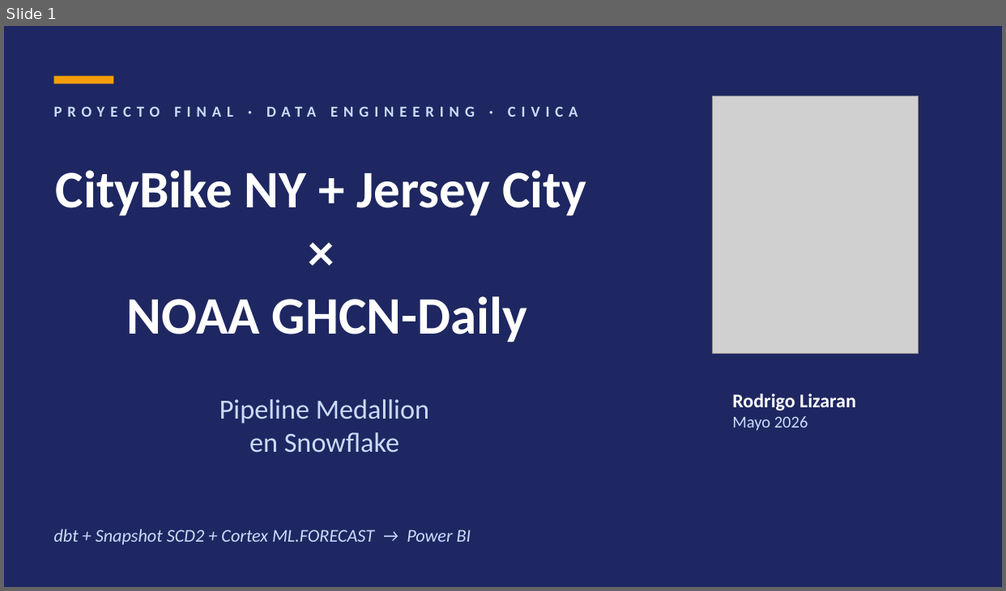
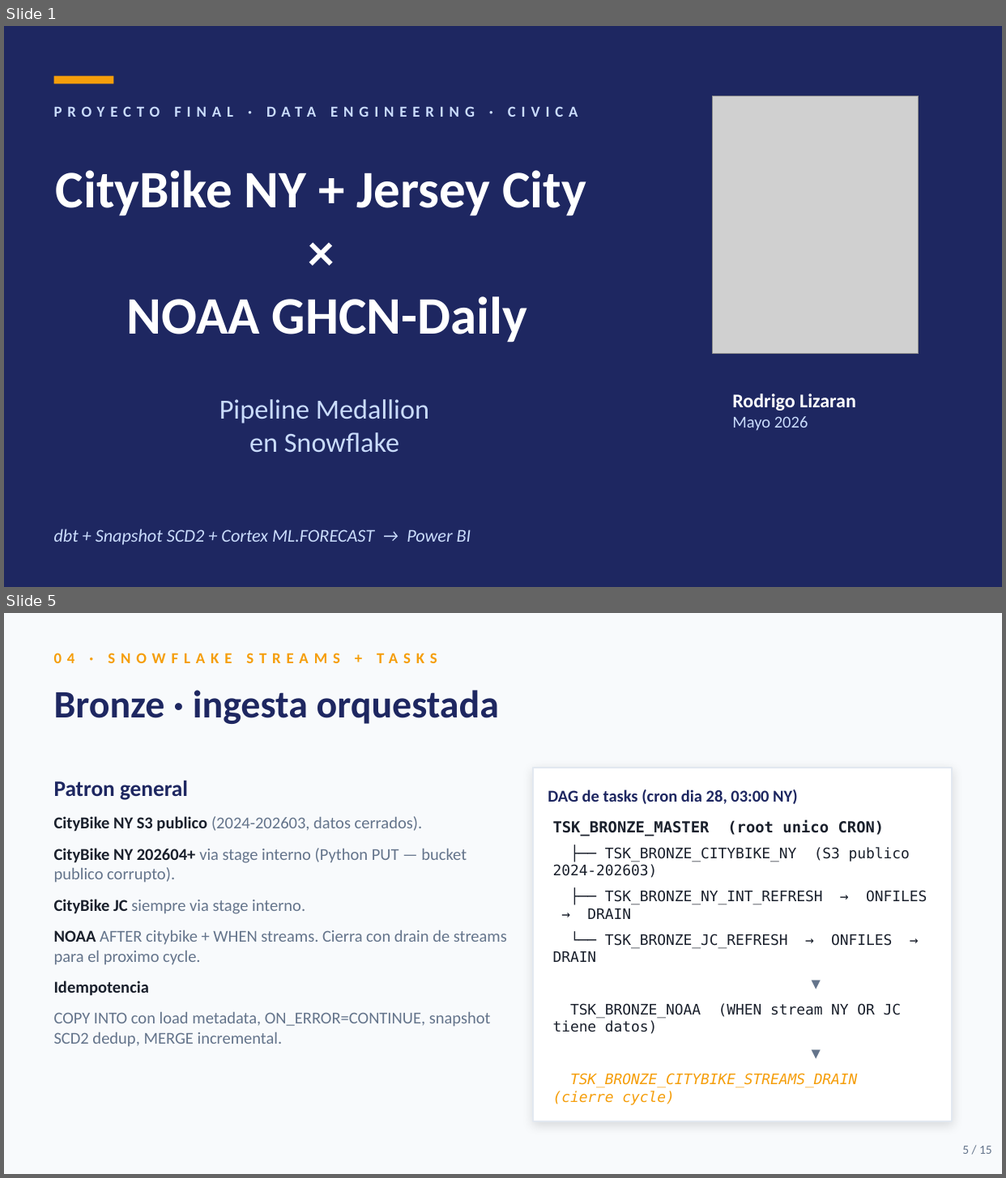
Before and after one commit to Rlizaran/Snowflake_proyect, a slide deck: presentacion/Presentacion.pptx. Shown one above the other, each under a label of ours: slide 1 before the commit, slides 1 and 5 after it; the slides between them are not shown. The pictures are 1006x591 and 1006x1178 pixels, drawn with LibreOffice and Linux fonts; fonts in the diff are those of the drawing; grey boxes stand for pictures. Boxes give left, top, right and bottom in pixels: in the first picture for what was removed or moved away, otherwise in the second. Text is boxed around its words. In the diff, an @@ line names an element or a change of style, - is before the commit and + after.

```diff
--- a/presentacion/Presentacion.pptx
+++ b/presentacion/Presentacion.pptx
@@ slide 5 added at (4, 613, 1002, 1174), background #F8FAFC @@
@@ text added at (54, 653, 437, 663), 11 pt, text #F59E0B, bold @@
+04 · SNOWFLAKE STREAMS + TASKS
@@ text added at (54, 690, 499, 724), 28 pt, text #1E2761, bold @@
+Bronze · ingesta orquestada
@@ text added at (54, 780, 188, 800), 16 pt, text #1E2761, bold @@
+Patron general
@@ rectangle added at (533, 768, 952, 1122), fill #FFFFFF, outline #E2E8F0 1 pt @@
@@ text added at (548, 790, 798, 804), 12 pt, text #1E2761, bold @@
+DAG de tasks (cron dia 28, 03:00 NY)
@@ text added at (54, 816, 507, 1047), 12 pt, text #64748B @@
+CityBike NY S3 publico (2024-202603, datos cerrados).
+CityBike NY 202604+ via stage interno (Python PUT — bucket publico corrupto).
+CityBike JC siempre via stage interno.
+NOAA AFTER citybike + WHEN streams. Cierra con drain de streams para el proximo cycle.
+Idempotencia
+COPY INTO con load metadata, ON_ERROR=CONTINUE, snapshot SCD2 dedup, MERGE incremental.
@@ text added at (553, 821, 901, 1105), 10.5 pt, text #1A202C @@
+TSK_BRONZE_MASTER (root unico CRON)
+├── TSK_BRONZE_CITYBIKE_NY (S3 publico 2024-202603)
+├── TSK_BRONZE_NY_INT_REFRESH → ONFILES → DRAIN
+└── TSK_BRONZE_JC_REFRESH → ONFILES → DRAIN
+▼
+TSK_BRONZE_NOAA (WHEN stream NY OR JC tiene datos)
+▼
+TSK_BRONZE_CITYBIKE_STREAMS_DRAIN (cierre cycle)
@@ text added at (962, 1146, 992, 1154), 9 pt, text #64748B @@
+5 / 15
```
Also in this commit, not shown: 10 slides changed, 3 other slides added, 1 other file.
